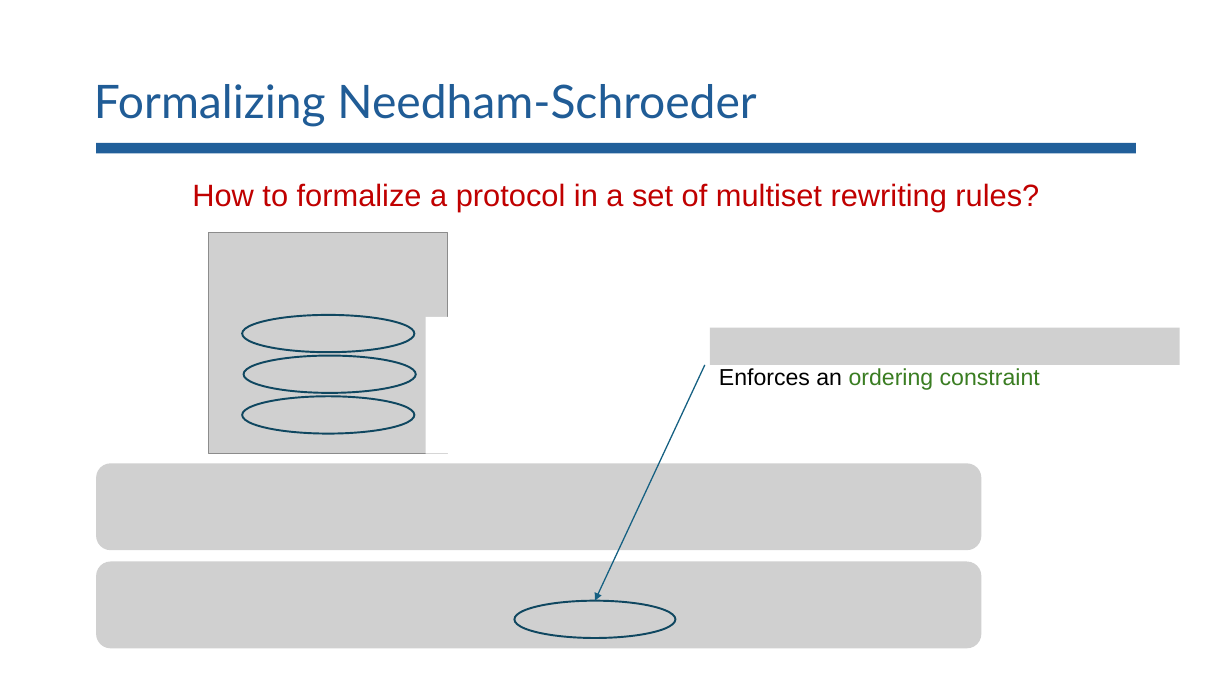
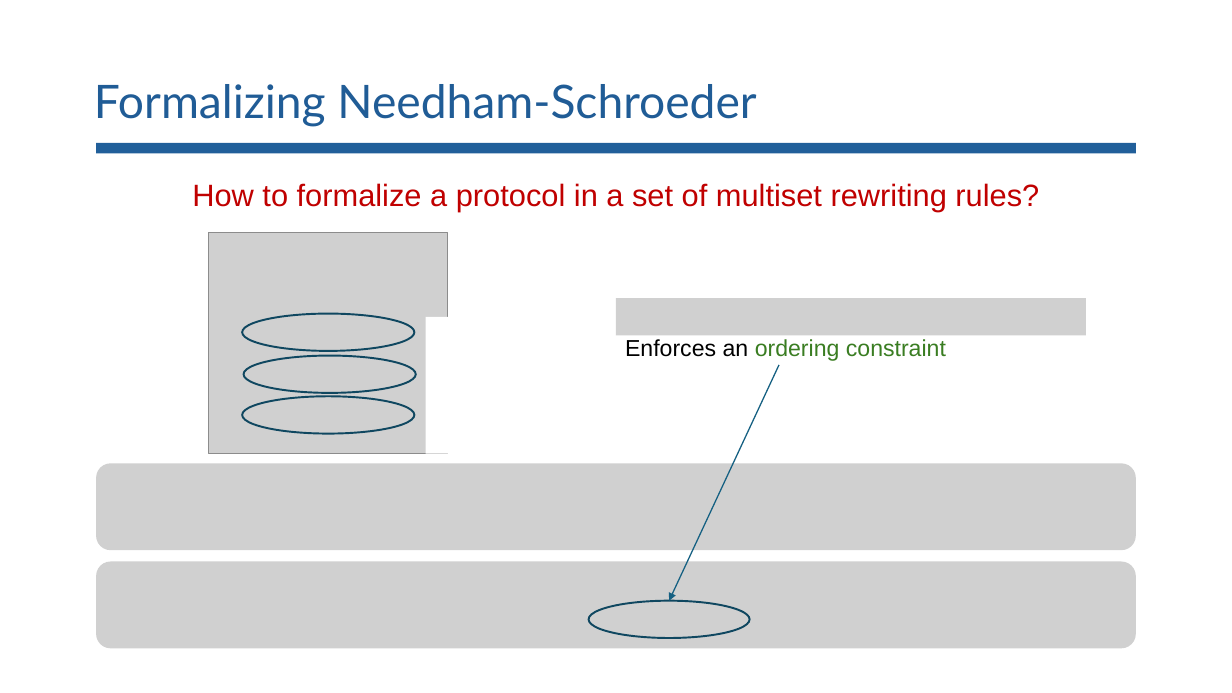
Before and after one commit to lorchrob/comp_slides, a slide deck: slide 48 of comp.pptx (slide 49 before the commit). Drawn at 1232x693 pixels with LibreOffice and Linux fonts; fonts in the diff are those of the drawing; grey boxes stand for pictures. Boxes give left, top, right and bottom in pixels: in the first picture for what was removed or moved away, otherwise in the second. Text is boxed around its words. In the diff, an @@ line names an element or a change of style, - is before the commit and + after.

```diff
--- a/comp.pptx
+++ b/comp.pptx
@@ picture added at bbox=[616, 299, 1087, 335] @@
@@ text "Enforces an ordering constraint": place and size @@
-text "Enforces an ordering constraint" at bbox=[719, 368, 1040, 390]
+text "Enforces an ordering constraint" at bbox=[625, 339, 946, 361]
@@ picture removed at bbox=[710, 328, 1180, 365] @@
@@ arrow moved from (705, 365) - (595, 601) to (779, 365) - (669, 601) @@
@@ picture: place and size @@
-picture at bbox=[96, 463, 982, 550]
+picture at bbox=[96, 463, 1136, 550]
@@ picture: place and size @@
-picture at bbox=[96, 562, 982, 649]
+picture at bbox=[96, 562, 1136, 649]
@@ ellipse: place and size @@
-ellipse at bbox=[515, 601, 676, 638]
+ellipse at bbox=[589, 601, 750, 638]
```
Also in this commit, not shown: 55 other slides changed, 2 slides removed.
